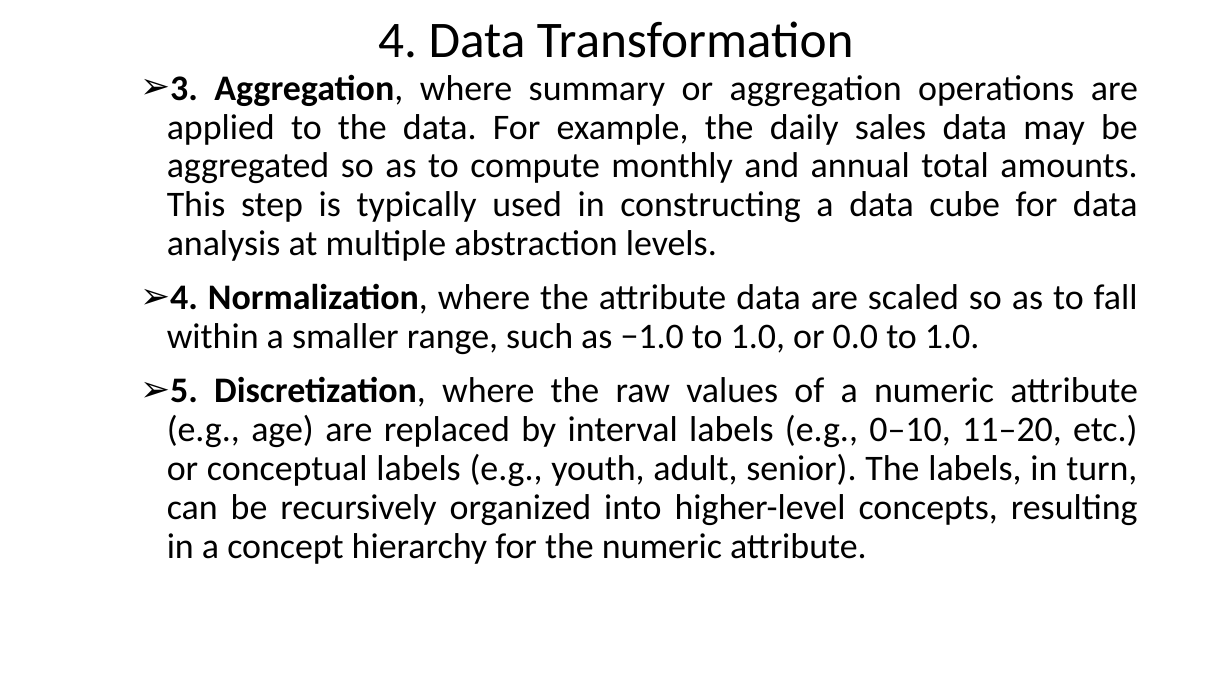
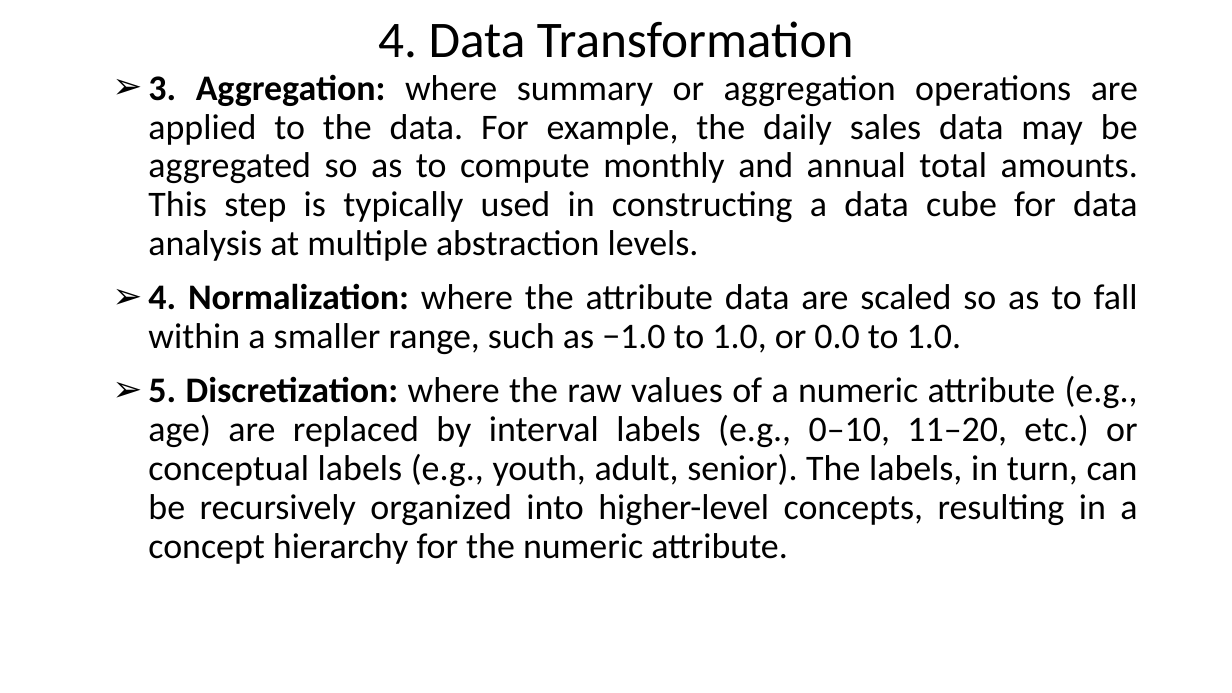
Before and after one commit to Gaurav-88074/MCA, a slide deck: slide 85 of SEM1/DATA MINING/3. Data Preprocessing (1).pptx (slide 86 before the commit). Drawn at 1232x693 pixels with LibreOffice and Linux fonts; fonts in the diff are those of the drawing. Boxes give left, top, right and bottom in pixels: in the first picture for what was removed or moved away, otherwise in the second. Text is boxed around its words. In the diff, an @@ line names an element or a change of style, - is before the commit and + after.

```diff
--- a/SEM1/DATA MINING/3. Data Preprocessing (1).pptx
+++ b/SEM1/DATA MINING/3. Data Preprocessing (1).pptx
@@ text at bbox=[148, 74, 1138, 564]: text changed @@
-    ➢ 3. Aggregation, where summary or aggregation operations are applied to the data. For example, the daily sales data may be aggregated so as to compute monthly and annual total amounts. This step is typically used in constructing a data cube for data analysis at multiple abstraction levels.
-    ➢ 4. Normalization, where the attribute data are scaled so as to fall within a smaller range, such as −1.0 to 1.0, or 0.0 to 1.0.
-    ➢ 5. Discretization, where the raw values of a numeric attribute (e.g., age) are replaced by interval labels (e.g., 0–10, 11–20, etc.) or conceptual labels (e.g., youth, adult, senior). The labels, in turn, can be recursively organized into higher-level concepts, resulting in a concept hierarchy for the numeric attribute.
+    ➢ 3. Aggregation: where summary or aggregation operations are applied to the data. For example, the daily sales data may be aggregated so as to compute monthly and annual total amounts. This step is typically used in constructing a data cube for data analysis at multiple abstraction levels.
+    ➢ 4. Normalization: where the attribute data are scaled so as to fall within a smaller range, such as −1.0 to 1.0, or 0.0 to 1.0.
+    ➢ 5. Discretization: where the raw values of a numeric attribute (e.g., age) are replaced by interval labels (e.g., 0–10, 11–20, etc.) or conceptual labels (e.g., youth, adult, senior). The labels, in turn, can be recursively organized into higher-level concepts, resulting in a concept hierarchy for the numeric attribute.
```
Also in this commit, not shown: 19 other slides changed, 1 slide added, 1 slide removed, 18 other files.
